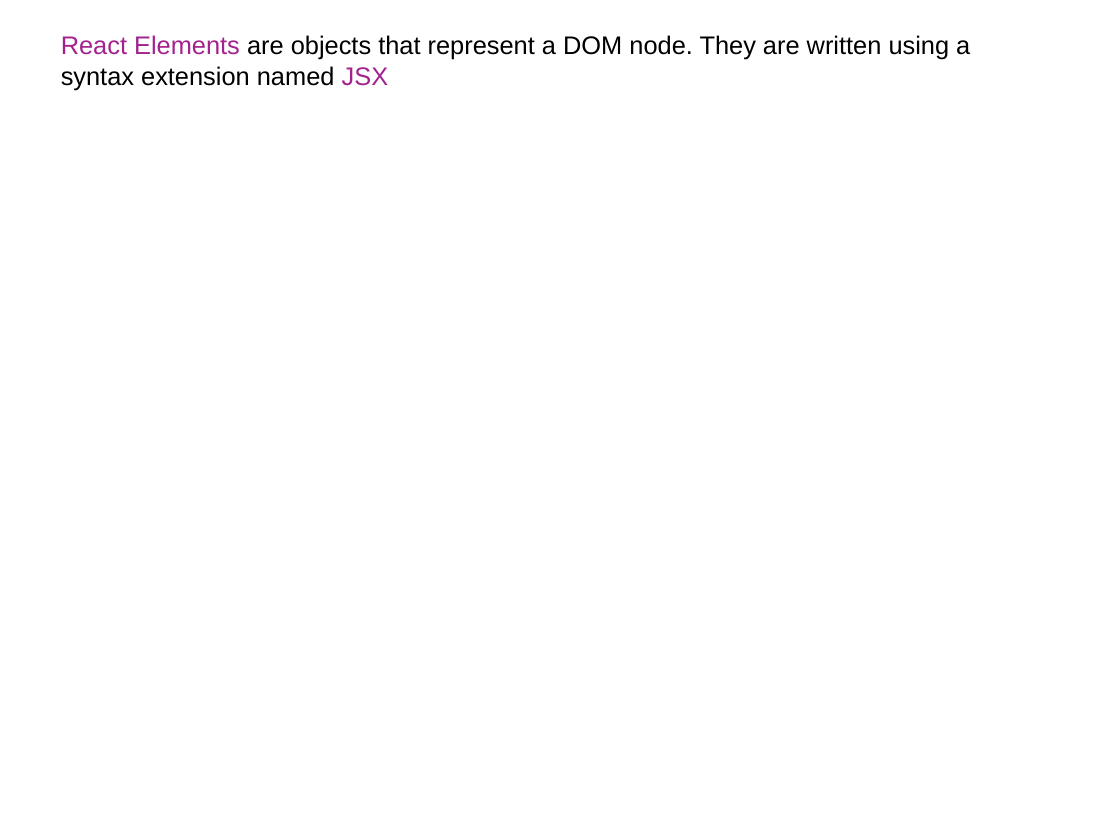
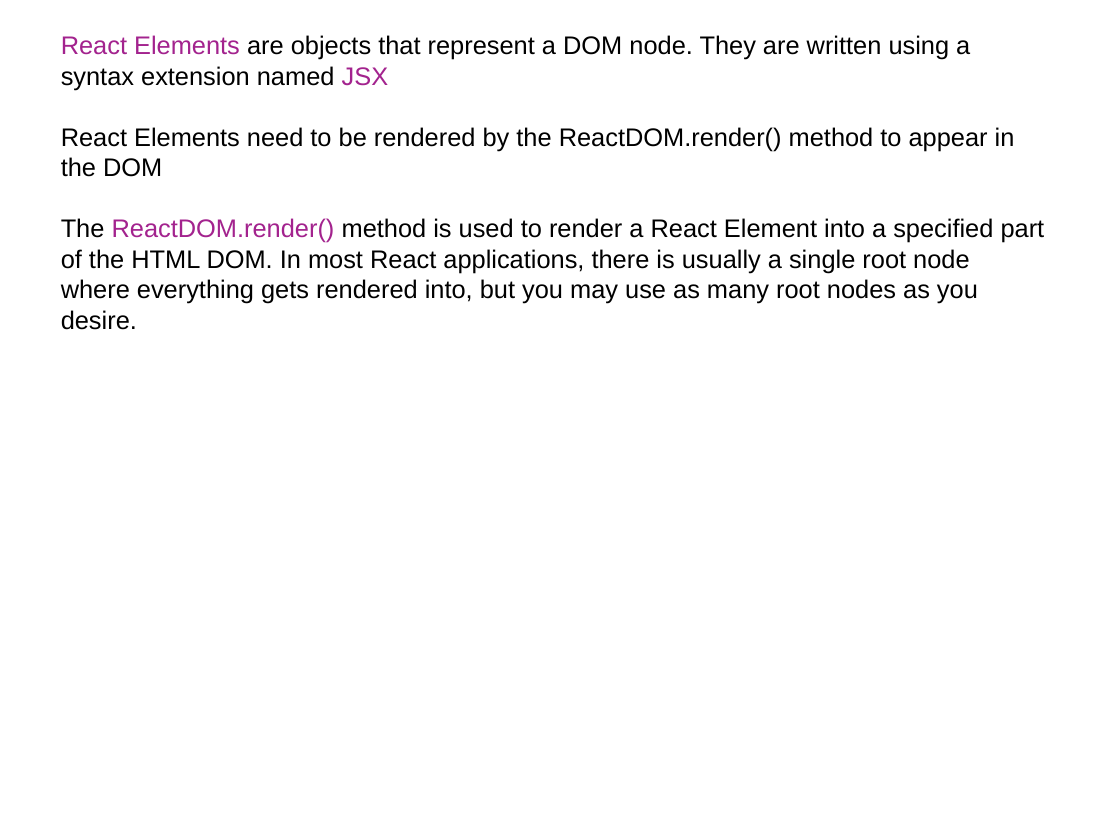
Before and after one commit to yogeshwar1996/ReactJS, a slide deck: slide 8 of LearnReact.pptx. Drawn at 1120x840 pixels with LibreOffice and Linux fonts; fonts in the diff are those of the drawing; background and template pictures are left out. Boxes give left, top, right and bottom in pixels: in the first picture for what was removed or moved away, otherwise in the second. Text is boxed around its words. In the diff, an @@ line names an element or a change of style, - is before the commit and + after.

Commit message:
update ppt

```diff
--- a/LearnReact.pptx
+++ b/LearnReact.pptx
@@ text at box(61, 127, 1045, 304): paragraphs added @@
+React Elements need to be rendered by the ReactDOM.render() method to appear in the DOM
+The ReactDOM.render() method is used to render a React Element into a specified part of the HTML DOM. In most React applications, there is usually a single root node where everything gets rendered into, but you may use as many root nodes as you desire.
```
